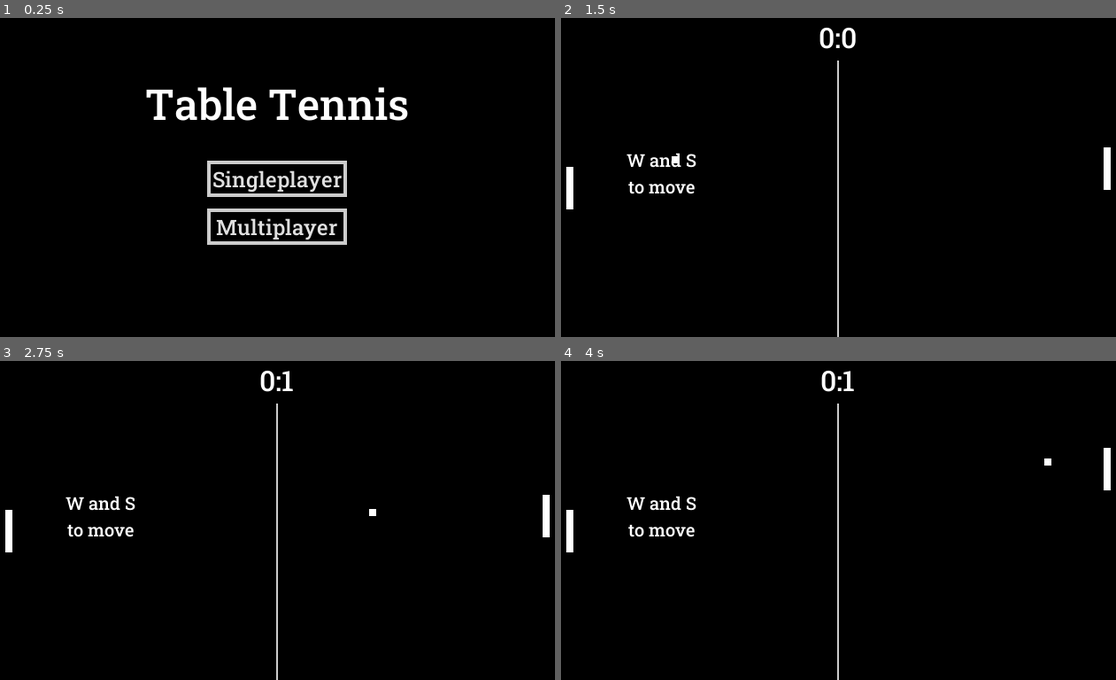
Above: before the commit, frames 1-4 (two rows, left to right).
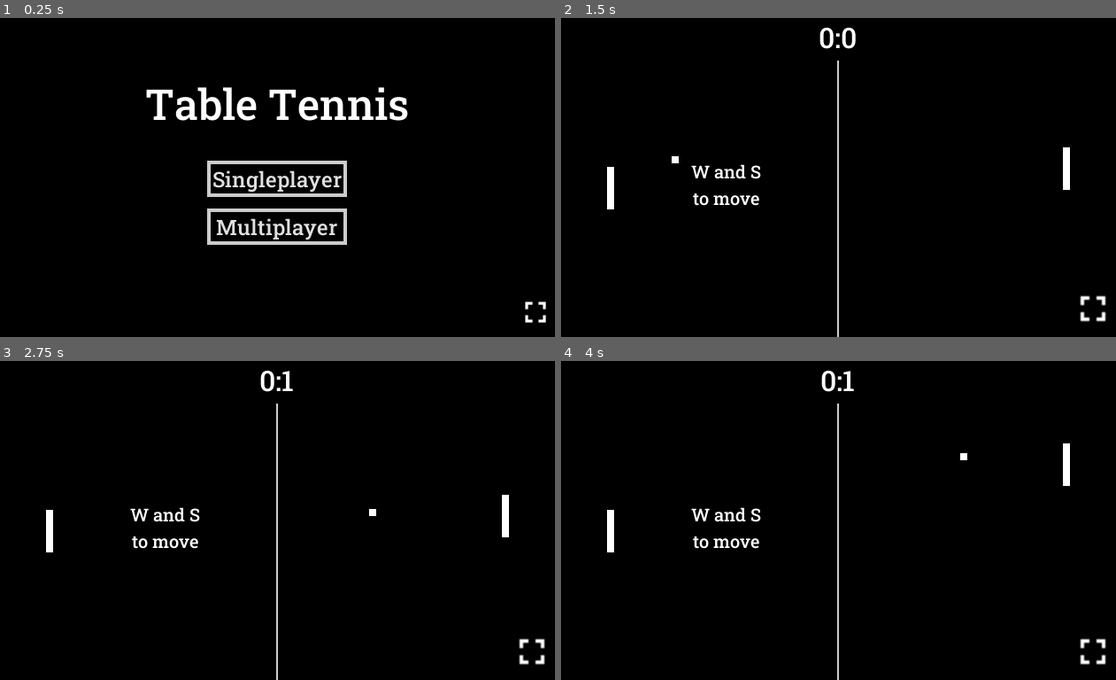
Above: after the commit, the same moments.

Repository: jamjarlabs/table_tennis
Game: Godot game, scene res://Main.tscn
Two runs of this game, one before a commit and one after it. Both use one fixed random seed, a clock stepped at 60 frames per second and the inputs below.
Inputs:
- Up to frame 1 (0.25 s): no input
- Up to frame 2 (1.5 s): click "Singleplayer" at 0.5 s
- Up to frame 3 (2.75 s): no input
- Up to frame 4 (4 s): no input

The runs differ from the first frame. In frame 1, 0.1% of the frame differs, in the area x 94-99%, y 88-96%; in frame 2, 1.8%; in frame 3, 1.8%; in frame 4, 1.9%, in the area x 0-100%, y 25-96%.

Commit message:
Add fullscreen button, touch input support

Diff:
--- a/Main.gd
+++ b/Main.gd
@@ -1,10 +1,41 @@
 extends Node
+
+# Only used in HTML5 mode
+var _on_window_resize_callback_ref = null
 
 onready var current_level = $Menu
 
 
 func _ready():
+	if OS.get_name() == "HTML5":
+		_on_window_resize_callback_ref = JavaScript.create_callback(self, "_on_window_resize")
+		var window = JavaScript.get_interface("window")
+		window.onresize = _on_window_resize_callback_ref
+
+		_web_resize_window()
 	_connect_change_level(current_level)
+
+
+func _on_window_resize(_args):
+	_web_resize_window()
+
+
+func _web_resize_window():
+	if OS.window_fullscreen:
+		return
+	var width = JavaScript.eval(
+		"""
+		var wrapper = document.getElementById(window.JamJar.CanvasWrapperID);
+		wrapper.clientWidth;
+	"""
+	)
+	var height = JavaScript.eval(
+		"""
+		var wrapper = document.getElementById(window.JamJar.CanvasWrapperID);
+		wrapper.clientHeight;
+	"""
+	)
+	OS.set_window_size(Vector2(width, height))
 
 
 func _on_level_changed(level_name, args):
--- /dev/null
+++ b/assets/images/arrow-down-bold.svg
@@ -0,0 +1,16 @@
+<?xml version="1.0" encoding="UTF-8" standalone="no"?>
+<svg
+   version="1.1"
+   width="24"
+   height="24"
+   viewBox="0 0 24 24"
+   id="svg4"
+   xmlns="http://www.w3.org/2000/svg"
+   xmlns:svg="http://www.w3.org/2000/svg">
+  <defs
+     id="defs8" />
+  <path
+     d="m 9,4.16 h 6 v 8 h 4.84 L 12,20 4.16,12.16 H 9 Z"
+     id="path2"
+     style="fill:#ffffff" />
+</svg>
--- /dev/null
+++ b/assets/images/arrow-up-bold.svg
@@ -0,0 +1,38 @@
+<?xml version="1.0" encoding="UTF-8" standalone="no"?>
+<svg
+   version="1.1"
+   width="24"
+   height="24"
+   viewBox="0 0 24 24"
+   id="svg4"
+   sodipodi:docname="arrow-up-bold.svg"
+   inkscape:version="1.1.2 (1:1.1+202202050950+0a00cf5339)"
+   xmlns:inkscape="http://www.inkscape.org/namespaces/inkscape"
+   xmlns:sodipodi="http://sodipodi.sourceforge.net/DTD/sodipodi-0.dtd"
+   xmlns="http://www.w3.org/2000/svg"
+   xmlns:svg="http://www.w3.org/2000/svg">
+  <defs
+     id="defs8" />
+  <sodipodi:namedview
+     id="namedview6"
+     pagecolor="#ffffff"
+     bordercolor="#666666"
+     borderopacity="1.0"
+     inkscape:pageshadow="2"
+     inkscape:pageopacity="0.0"
+     inkscape:pagecheckerboard="0"
+     showgrid="false"
+     inkscape:zoom="26.166667"
+     inkscape:cx="2.7707006"
+     inkscape:cy="11.980892"
+     inkscape:window-width="1920"
+     inkscape:window-height="1020"
+     inkscape:window-x="1200"
+     inkscape:window-y="274"
+     inkscape:window-maximized="1"
+     inkscape:current-layer="svg4" />
+  <path
+     d="M15,20H9V12H4.16L12,4.16L19.84,12H15V20Z"
+     id="path2"
+     style="fill:#ffffff" />
+</svg>
--- /dev/null
+++ b/assets/images/fullscreen-exit.svg
@@ -0,0 +1,38 @@
+<?xml version="1.0" encoding="UTF-8" standalone="no"?>
+<svg
+   version="1.1"
+   width="24"
+   height="24"
+   viewBox="0 0 24 24"
+   id="svg4"
+   sodipodi:docname="fullscreen-exit.svg"
+   inkscape:version="1.1.2 (1:1.1+202202050950+0a00cf5339)"
+   xmlns:inkscape="http://www.inkscape.org/namespaces/inkscape"
+   xmlns:sodipodi="http://sodipodi.sourceforge.net/DTD/sodipodi-0.dtd"
+   xmlns="http://www.w3.org/2000/svg"
+   xmlns:svg="http://www.w3.org/2000/svg">
+  <defs
+     id="defs8" />
+  <sodipodi:namedview
+     id="namedview6"
+     pagecolor="#ffffff"
+     bordercolor="#666666"
+     borderopacity="1.0"
+     inkscape:pageshadow="2"
+     inkscape:pageopacity="0.0"
+     inkscape:pagecheckerboard="0"
+     showgrid="false"
+     inkscape:zoom="26.166667"
+     inkscape:cx="2.7707006"
+     inkscape:cy="11.980892"
+     inkscape:window-width="1920"
+     inkscape:window-height="1020"
+     inkscape:window-x="1200"
+     inkscape:window-y="274"
+     inkscape:window-maximized="1"
+     inkscape:current-layer="svg4" />
+  <path
+     d="M14,14H19V16H16V19H14V14M5,14H10V19H8V16H5V14M8,5H10V10H5V8H8V5M19,8V10H14V5H16V8H19Z"
+     id="path2"
+     style="fill:#ffffff" />
+</svg>
--- /dev/null
+++ b/assets/images/fullscreen.svg
@@ -0,0 +1,39 @@
+<?xml version="1.0" encoding="UTF-8" standalone="no"?>
+<svg
+   fill="#000000"
+   version="1.1"
+   width="24"
+   height="24"
+   viewBox="0 0 24 24"
+   id="svg4"
+   sodipodi:docname="fullscreen.svg"
+   inkscape:version="1.1.2 (1:1.1+202202050950+0a00cf5339)"
+   xmlns:inkscape="http://www.inkscape.org/namespaces/inkscape"
+   xmlns:sodipodi="http://sodipodi.sourceforge.net/DTD/sodipodi-0.dtd"
+   xmlns="http://www.w3.org/2000/svg"
+   xmlns:svg="http://www.w3.org/2000/svg">
+  <defs
+     id="defs8" />
+  <sodipodi:namedview
+     id="namedview6"
+     pagecolor="#ffffff"
+     bordercolor="#666666"
+     borderopacity="1.0"
+     inkscape:pageshadow="2"
+     inkscape:pageopacity="0.0"
+     inkscape:pagecheckerboard="0"
+     showgrid="false"
+     inkscape:zoom="26.166667"
+     inkscape:cx="2.7707006"
+     inkscape:cy="11.980892"
+     inkscape:window-width="1920"
+     inkscape:window-height="1020"
+     inkscape:window-x="1200"
+     inkscape:window-y="274"
+     inkscape:window-maximized="1"
+     inkscape:current-layer="svg4" />
+  <path
+     d="M5,5H10V7H7V10H5V5M14,5H19V10H17V7H14V5M17,14H19V19H14V17H17V14M10,17V19H5V14H7V17H10Z"
+     id="path2"
+     style="fill:#ffffff" />
+</svg>
--- a/levels/GameOver.tscn
+++ b/levels/GameOver.tscn
@@ -1,10 +1,11 @@
-[gd_scene load_steps=8 format=2]
+[gd_scene load_steps=9 format=2]
 
 [ext_resource path="res://assets/RobotoSlab-Medium.ttf" type="DynamicFontData" id=1]
 [ext_resource path="res://levels/GameOver.gd" type="Script" id=2]
 [ext_resource path="res://assets/styles/ButtonFont.tres" type="DynamicFont" id=3]
 [ext_resource path="res://assets/styles/ButtonHoverStyle.tres" type="StyleBox" id=4]
 [ext_resource path="res://assets/styles/ButtonStyle.tres" type="StyleBox" id=5]
+[ext_resource path="res://ui/FullscreenButton.tscn" type="PackedScene" id=6]
 
 [sub_resource type="DynamicFont" id=1]
 size = 32
@@ -56,4 +57,10 @@
 custom_styles/normal = ExtResource( 5 )
 text = "Main Menu"
 
+[node name="FullscreenButton" parent="." instance=ExtResource( 6 )]
+margin_left = 584.0
+margin_top = 304.0
+margin_right = 624.0
+margin_bottom = 344.0
+
 [connection signal="pressed" from="MainMenu" to="." method="_on_MainMenu_pressed"]
--- a/levels/Menu.tscn
+++ b/levels/Menu.tscn
@@ -1,10 +1,11 @@
-[gd_scene load_steps=7 format=2]
+[gd_scene load_steps=8 format=2]
 
 [ext_resource path="res://assets/RobotoSlab-Medium.ttf" type="DynamicFontData" id=1]
 [ext_resource path="res://levels/Menu.gd" type="Script" id=2]
 [ext_resource path="res://assets/styles/ButtonStyle.tres" type="StyleBox" id=3]
 [ext_resource path="res://assets/styles/ButtonHoverStyle.tres" type="StyleBox" id=4]
 [ext_resource path="res://assets/styles/ButtonFont.tres" type="DynamicFont" id=5]
+[ext_resource path="res://ui/FullscreenButton.tscn" type="PackedScene" id=6]
 
 [sub_resource type="DynamicFont" id=1]
 size = 48
@@ -58,5 +59,11 @@
 custom_styles/normal = ExtResource( 3 )
 text = "Multiplayer"
 
+[node name="FullscreenButton" parent="." instance=ExtResource( 6 )]
+margin_left = 592.0
+margin_top = 312.0
+margin_right = 632.0
+margin_bottom = 352.0
+
 [connection signal="pressed" from="Singleplayer" to="." method="_on_Singleplayer_pressed"]
 [connection signal="pressed" from="Multiplayer" to="." method="_on_Multiplayer_pressed"]
--- a/levels/Multiplayer.tscn
+++ b/levels/Multiplayer.tscn
@@ -19,11 +19,11 @@
 position = Vector2( 320, 192 )
 
 [node name="Left" parent="." instance=ExtResource( 2 )]
-position = Vector2( 32, 192 )
+position = Vector2( 63, 192 )
 player = "left"
 
 [node name="Right" parent="." instance=ExtResource( 2 )]
-position = Vector2( 608, 192 )
+position = Vector2( 576, 192 )
 player = "right"
 
 [connection signal="score_updated" from="." to="HUD" method="_on_score_updated"]
--- a/levels/Singleplayer.tscn
+++ b/levels/Singleplayer.tscn
@@ -21,13 +21,12 @@
 position = Vector2( 320, 192 )
 
 [node name="Player" parent="." instance=ExtResource( 4 )]
-position = Vector2( 17, 192 )
+position = Vector2( 63, 192 )
 player = "left"
 
 [node name="AI" parent="." instance=ExtResource( 1 )]
-position = Vector2( 624, 192 )
+position = Vector2( 578, 192 )
 target_path = NodePath("../Ball")
 
 [connection signal="score_updated" from="." to="HUD" method="_on_score_updated"]
 [connection signal="score" from="Ball" to="." method="_on_score"]
-[connection signal="score" from="Ball" to="HUD" method="_on_score"]
--- /dev/null
+++ b/ui/FullscreenButton.gd
@@ -0,0 +1,10 @@
+extends TextureButton
+
+
+func _ready():
+	if OS.window_fullscreen:
+		set_pressed_no_signal(true)
+
+
+func _on_FullscreenButton_toggled(_button_pressed):
+	OS.window_fullscreen = !OS.window_fullscreen
--- /dev/null
+++ b/ui/FullscreenButton.tscn
@@ -0,0 +1,19 @@
+[gd_scene load_steps=5 format=2]
+
+[ext_resource path="res://ui/FullscreenButton.gd" type="Script" id=1]
+[ext_resource path="res://assets/images/fullscreen.svg" type="Texture" id=2]
+[ext_resource path="res://assets/images/fullscreen-exit.svg" type="Texture" id=3]
+
+[sub_resource type="Theme" id=1]
+
+[node name="FullscreenButton" type="TextureButton"]
+margin_right = 40.0
+margin_bottom = 40.0
+theme = SubResource( 1 )
+toggle_mode = true
+texture_normal = ExtResource( 2 )
+texture_pressed = ExtResource( 3 )
+expand = true
+script = ExtResource( 1 )
+
+[connection signal="toggled" from="." to="." method="_on_FullscreenButton_toggled"]
--- a/ui/HUD.gd
+++ b/ui/HUD.gd
@@ -5,10 +5,19 @@
 
 
 func _ready():
-	if !left_controls:
-		$LeftControls.hide()
-	if !right_controls:
-		$RightControls.hide()
+	var touch_enabled = OS.has_touchscreen_ui_hint()
+
+	if left_controls:
+		if touch_enabled:
+			$LeftTouchControls.show()
+		else:
+			$LeftControls.show()
+
+	if right_controls:
+		if touch_enabled:
+			$RightTouchControls.show()
+		else:
+			$RightControls.show()
 
 
 func _on_score_updated(score):
--- a/ui/HUD.tscn
+++ b/ui/HUD.tscn
@@ -1,7 +1,10 @@
-[gd_scene load_steps=6 format=2]
+[gd_scene load_steps=9 format=2]
 
 [ext_resource path="res://assets/RobotoSlab-Medium.ttf" type="DynamicFontData" id=1]
 [ext_resource path="res://ui/HUD.gd" type="Script" id=2]
+[ext_resource path="res://ui/FullscreenButton.tscn" type="PackedScene" id=3]
+[ext_resource path="res://assets/images/arrow-up-bold.svg" type="Texture" id=4]
+[ext_resource path="res://assets/images/arrow-down-bold.svg" type="Texture" id=5]
 
 [sub_resource type="DynamicFont" id=1]
 size = 32
@@ -29,26 +32,28 @@
 align = 1
 
 [node name="LeftControls" type="Label" parent="."]
+visible = false
 anchor_top = 0.5
 anchor_bottom = 0.5
-margin_left = 63.0
-margin_top = -33.5
-margin_right = 178.0
-margin_bottom = 33.5
+margin_left = 136.0
+margin_top = -20.0
+margin_right = 251.0
+margin_bottom = 47.0
 custom_fonts/font = SubResource( 2 )
 text = "W and S
 to move"
 align = 1
 
 [node name="RightControls" type="Label" parent="."]
+visible = false
 anchor_left = 1.0
 anchor_top = 0.5
 anchor_right = 1.0
 anchor_bottom = 0.5
-margin_left = -206.0
-margin_top = -43.5
-margin_right = -58.0
-margin_bottom = 43.5
+margin_left = -256.0
+margin_top = -28.0
+margin_right = -108.0
+margin_bottom = 59.0
 custom_fonts/font = SubResource( 2 )
 text = "Up and Down
 arrows to
@@ -64,3 +69,44 @@
 margin_top = -312.0
 margin_right = 2.0
 custom_styles/separator = SubResource( 3 )
+
+[node name="FullscreenButton" parent="." instance=ExtResource( 3 )]
+margin_left = 584.0
+margin_top = 304.0
+margin_right = 632.0
+margin_bottom = 352.0
+
+[node name="LeftTouchControls" type="Node2D" parent="."]
+visible = false
+
+[node name="LeftPaddleUpControl" type="TouchScreenButton" parent="LeftTouchControls"]
+position = Vector2( 0, 96 )
+scale = Vector2( 2.66667, 2.66667 )
+normal = ExtResource( 4 )
+action = "left_paddle_up"
+visibility_mode = 1
+
+[node name="LeftPaddleDownControl" type="TouchScreenButton" parent="LeftTouchControls"]
+position = Vector2( 0, 224 )
+scale = Vector2( 2.66667, 2.66667 )
+normal = ExtResource( 5 )
+action = "left_paddle_down"
+visibility_mode = 1
+
+[node name="RightTouchControls" type="Node2D" parent="."]
+visible = false
+position = Vector2( 576, 0 )
+
+[node name="RightPaddleUpControl" type="TouchScreenButton" parent="RightTouchControls"]
+position = Vector2( 0, 96 )
+scale = Vector2( 2.66667, 2.66667 )
+normal = ExtResource( 4 )
+action = "right_paddle_up"
+visibility_mode = 1
+
+[node name="RightPaddleDownControl" type="TouchScreenButton" parent="RightTouchControls"]
+position = Vector2( 0, 227 )
+scale = Vector2( 2.66667, 2.66667 )
+normal = ExtResource( 5 )
+action = "right_paddle_down"
+visibility_mode = 1
Not shown, added: assets/images/arrow-down-bold.svg.import
Not shown, added: assets/images/arrow-up-bold.svg.import
Not shown, added: assets/images/fullscreen-exit.svg.import
Not shown, added: assets/images/fullscreen.svg.import
Not shown, changed: .gitignore
Not shown, changed: index.html
